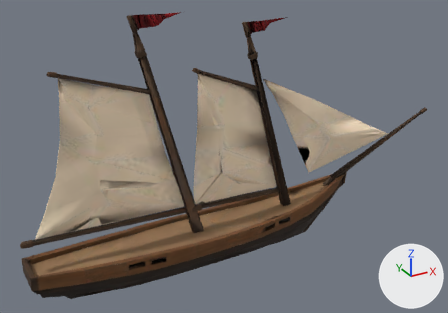
The glTF model public/models/schooner.glb as it was, and as the next commit left it.
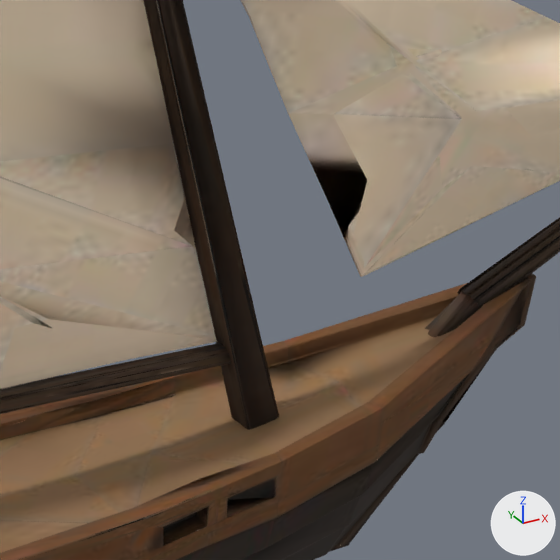
Each version appears first whole from a 50 mm lens placed at (-0.708, -1.463, 1.005), pointed at (0.108, 0.022, 0.263), and next in a close-up on the part from 51% to 79% of the width and 36% to 75% of the height. Arrows for +X, +Y and +Z are at lower right; the lights stay in place. The older version's two pictures come first. The close-ups show mesh edges as thin lines. Where no turn or scale is listed for an object, it has been applied to the vertices.

Names of what the first close-up shows: 'geometry_0'.
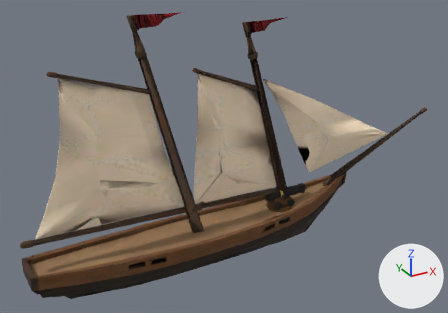
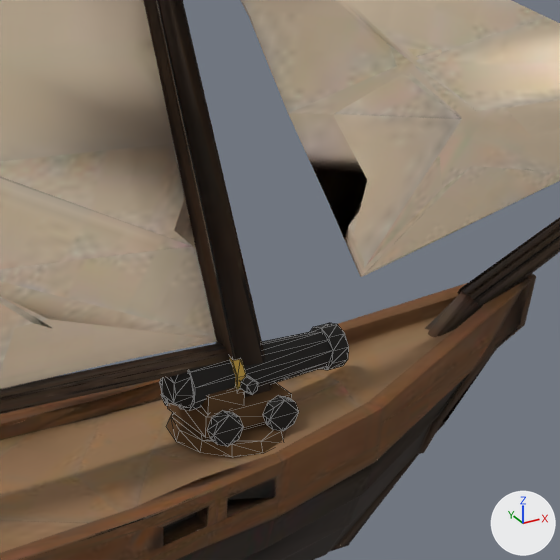
What changed in the scene script:
```text
Add mat_gun_wood:
    mat_gun_wood = principled_material('gun_wood')
    mat_gun_wood.base_color = (0.111, 0.0511, 0.0135)  # brown #5e401f
    mat_gun_wood.roughness = 1.0
Add mat_gun_iron:
    mat_gun_iron = principled_material('gun_iron')
    mat_gun_iron.base_color = (0.0152, 0.0135, 0.0119)  # black #211f1c
    mat_gun_iron.roughness = 1.0
Add mat_gun_gilt:
    mat_gun_gilt = principled_material('gun_gilt')
    mat_gun_gilt.base_color = (0.592, 0.369, 0.0658)  # yellow #caa449
    mat_gun_gilt.roughness = 1.0
Add me_gun_turntable_001:
    me_gun_turntable_001.from_pydata(...)  # a 12-sided cut cone along z (radius 0.0435 at the low end, 0.0408 at the high end) spanning x 0.2565..0.3435, y -0.0435..0.0435, z 0.058..0.0662
    me_gun_turntable_001.materials.append(mat_gun_wood)  # brown #5e401f
Add me_cannon_carriage_001:
    me_cannon_carriage_001.from_pydata(...)  # a box spanning x -0.0354..0.0354, y -0.0245..0.0245, z 0.0041..0.0204, material slot 0; a box spanning x -0.0313..-0.0014, y -0.0204..0.0204, z 0.019..0.0326, material slot 0; an 8-sided cylinder along y spanning x -0.0354..-0.0109, y -0.034..-0.0258, z -0.0014..0.0231, material slot 1; an 8-sided cylinder along y spanning x 0.0109..0.0354, y -0.034..-0.0258, z -0.0014..0.0231, material slot 1; an 8-sided cylinder along y spanning x -0.0354..-0.0109, y 0.0258..0.034, z -0.0014..0.0231, material slot 1; an 8-sided cylinder along y spanning x 0.0109..0.0354, y 0.0258..0.034, z -0.0014..0.0231, material slot 1
    me_cannon_carriage_001.materials.append(mat_gun_wood)  # brown #5e401f
    me_cannon_carriage_001.materials.append(mat_gun_iron)  # black #211f1c
Add me_cannon_barrel_001:
    me_cannon_barrel_001.from_pydata(...)  # a 10-sided cut cone along x (radius 0.0184 at the low end, 0.0129 at the high end) spanning x -0.0408..0.0843, y -0.0175..0.0175, z 0.017..0.0537, material slot 0; an 8-sided cut cone along x (radius 0.0109 at the low end, 0.017 at the high end) spanning x -0.0517..-0.0408, y -0.017..0.017, z 0.0184..0.0524, material slot 0; a 10-sided cylinder along x spanning x 0.0762..0.0898, y -0.0153..0.0153, z 0.0193..0.0514, material slot 0; a 6-sided cylinder along y spanning x -0.0047..0.0047, y -0.0272..0.0272, z 0.0299..0.0408, material slot 0; a 10-sided cylinder along x spanning x -0.0068..0.0, y -0.0191..0.0191, z 0.0152..0.0555, material slot 1
    me_cannon_barrel_001.materials.append(mat_gun_iron)  # black #211f1c
    me_cannon_barrel_001.materials.append(mat_gun_gilt)  # yellow #caa449
Add ob_gun_turntable:
    ob_gun_turntable = bpy.data.objects.new('gun_turntable', me_gun_turntable_001)
    ob_gun_turntable.location = (0.0, 0.0, 0.0)
Add ob_cannon_carriage:
    ob_cannon_carriage = bpy.data.objects.new('cannon_carriage', me_cannon_carriage_001)
    ob_cannon_carriage.location = (0.3, 0.0, 0.0662)
Add ob_cannon_barrel:
    ob_cannon_barrel = bpy.data.objects.new('cannon_barrel', me_cannon_barrel_001)
    ob_cannon_barrel.location = (0.3, 0.0, 0.0662)
```

Changed parts and their boxes [x1, y1, x2, y2] in the close-ups (560 x 560 px):
'cannon_barrel', added
    after: [160, 323, 349, 410]
    faces in mat_gun_iron (black #211f1c): [160, 323, 349, 410]
    faces in mat_gun_gilt (yellow #caa449): [230, 358, 246, 389]
'cannon_carriage', added
    after: [161, 383, 299, 447]
    faces in mat_gun_wood (brown #5e401f): [168, 383, 291, 438]
    faces in mat_gun_iron (black #211f1c): [161, 393, 299, 447]
'gun_turntable', added (brown)
    after: [167, 413, 287, 457]
